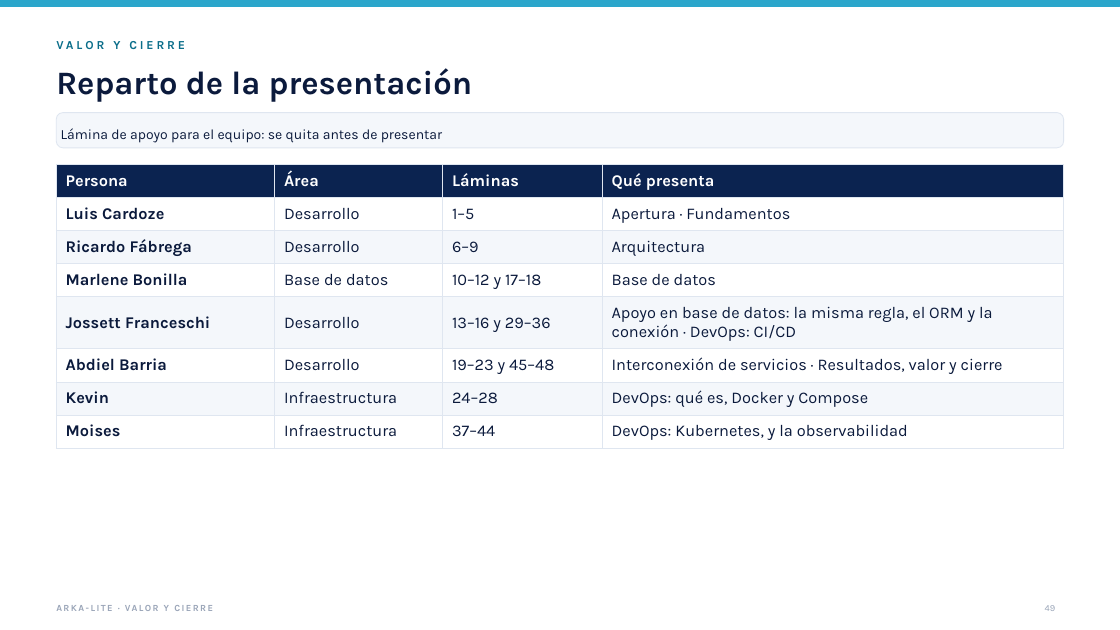
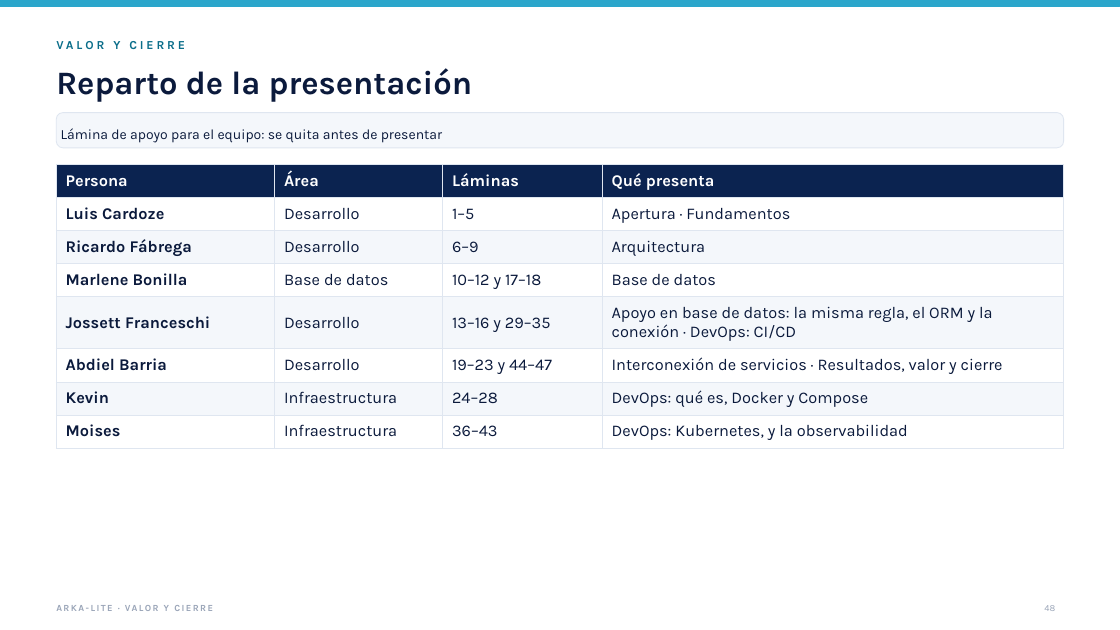
Before and after one commit to jfranceschi-dev/arka-lite, a slide deck: slide 48 of docs/presentation-data/pptx/ARKA-Lite-ejecutivo-sin-demo.pptx (slide 49 before the commit). Drawn at 1120x630 pixels with LibreOffice and Linux fonts; fonts in the diff are those of the drawing. Boxes give left, top, right and bottom in pixels: in the first picture for what was removed or moved away, otherwise in the second. Text is boxed around its words. In the diff, an @@ line names an element or a change of style, - is before the commit and + after.

```diff
--- a/docs/presentation-data/pptx/ARKA-Lite-ejecutivo-sin-demo.pptx
+++ b/docs/presentation-data/pptx/ARKA-Lite-ejecutivo-sin-demo.pptx
@@ table at [56, 165, 1064, 444] @@
-row 5, column 3: 13–16 y 29–36
+row 5, column 3: 13–16 y 29–35
-row 6, column 3: 19–23 y 45–48
+row 6, column 3: 19–23 y 44–47
-row 8, column 3: 37–44
+row 8, column 3: 36–43
```
Also in this commit, not shown: 1 other slide changed, 1 slide added, 2 slides removed, 21 other files.
